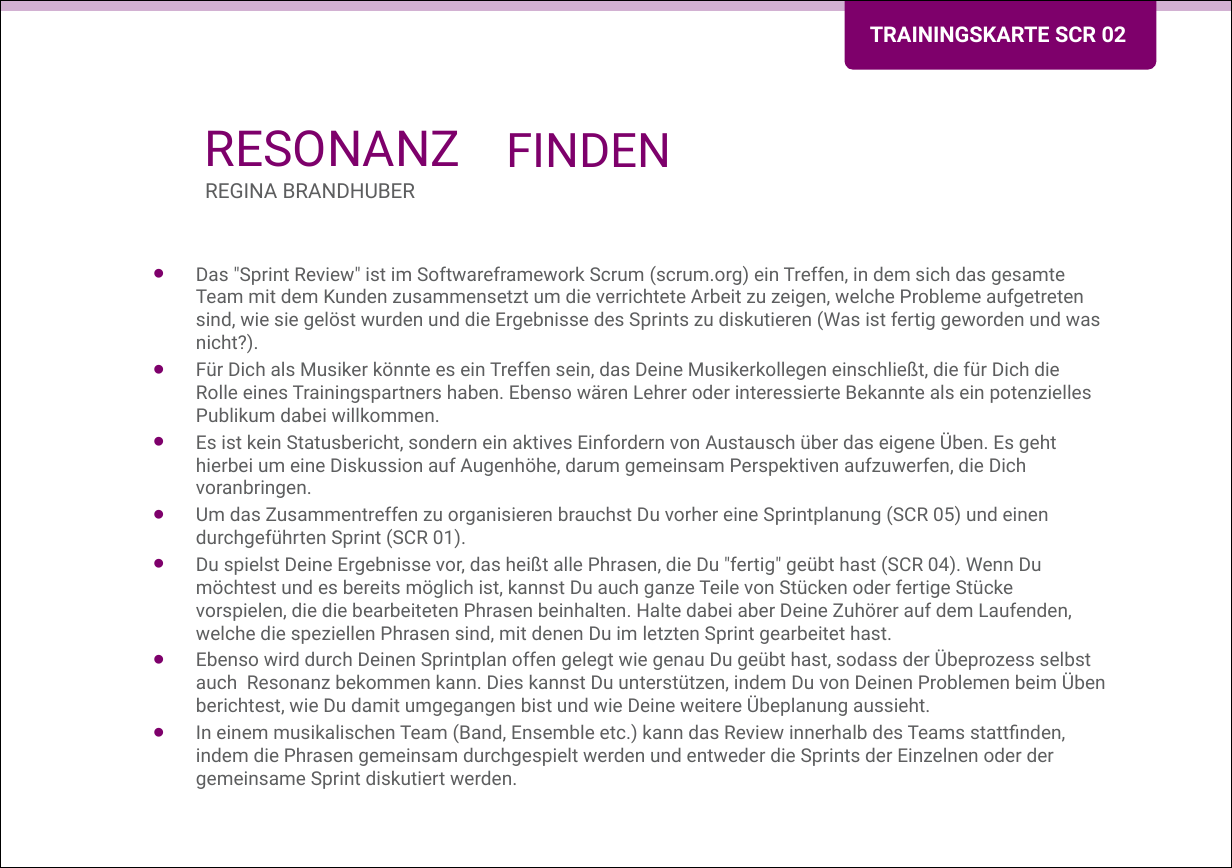
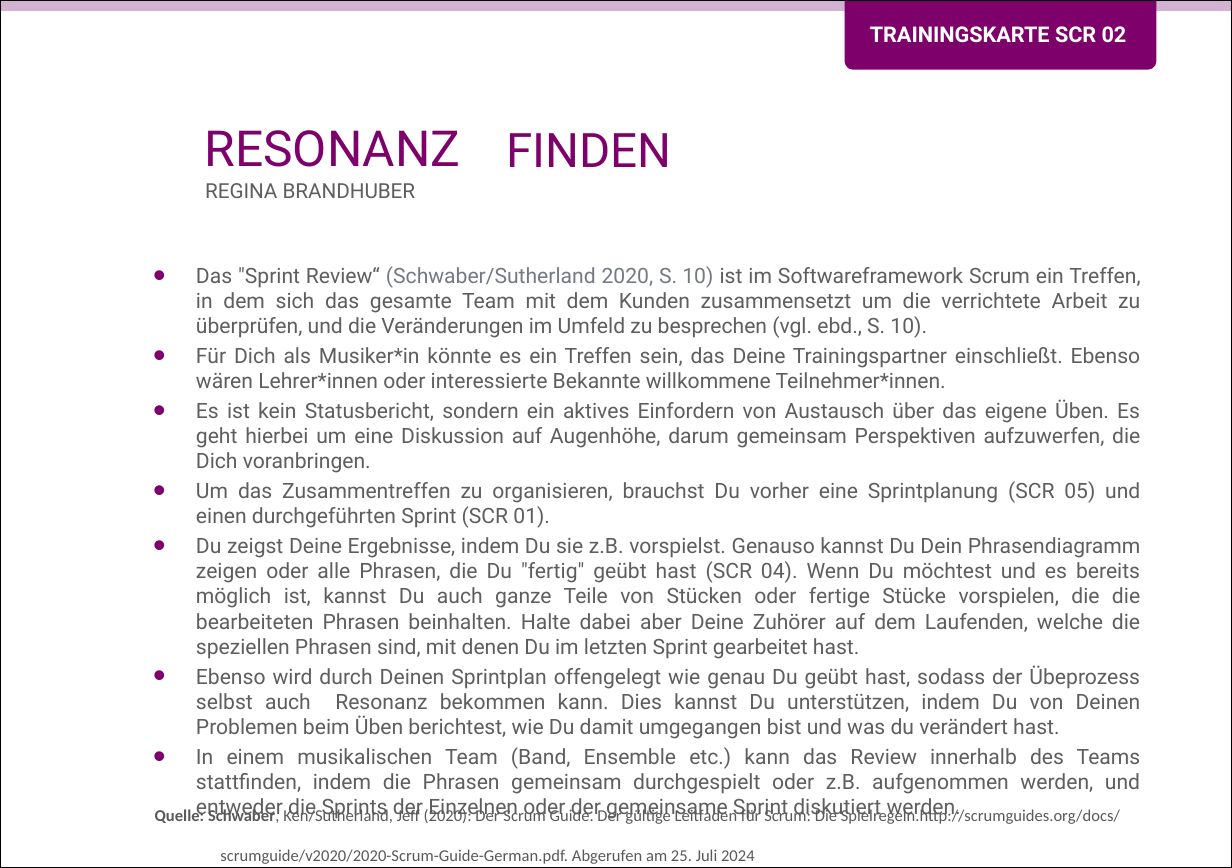
Before and after one commit to Teamtool/training-materials, a slide deck: slide 1 of training-cards/music moves/Scrum (SCR)/ger/apprentice/ger_SCR_02_Resonanz_finden_MM_A.pptx. Drawn at 1232x868 pixels with LibreOffice and Linux fonts; fonts in the diff are those of the drawing; background and template pictures are left out. Boxes give left, top, right and bottom in pixels: in the first picture for what was removed or moved away, otherwise in the second. Text is boxed around its words. In the diff, an @@ line names an element or a change of style, - is before the commit and + after.

Commit message:
SCR 02 Blocksatz und Quellen

```diff
--- a/training-cards/music moves/Scrum (SCR)/ger/apprentice/ger_SCR_02_Resonanz_finden_MM_A.pptx
+++ b/training-cards/music moves/Scrum (SCR)/ger/apprentice/ger_SCR_02_Resonanz_finden_MM_A.pptx
@@ text at (x1=196, y1=266, x2=1141, y2=388): text changed; size 9.2 to 10.2 pt @@
-• Das "Sprint Review" ist im Softwareframework Scrum (scrum.org) ein Treffen, in dem sich das gesamte Team mit dem Kunden zusammensetzt um die verrichtete Arbeit zu zeigen, welche Probleme aufgetreten sind, wie sie gelöst wurden und die Ergebnisse des Sprints zu diskutieren (Was ist fertig geworden und was nicht?).
-• Für Dich als Musiker könnte es ein Treffen sein, das Deine Musikerkollegen einschließt, die für Dich die Rolle eines Trainingspartners haben. Ebenso wären Lehrer oder interessierte Bekannte als ein potenzielles Publikum dabei willkommen.
+• Das "Sprint Review“ (Schwaber/Sutherland 2020, S. 10) ist im Softwareframework Scrum ein Treffen, in dem sich das gesamte Team mit dem Kunden zusammensetzt um die verrichtete Arbeit zu überprüfen, und die Veränderungen im Umfeld zu besprechen (vgl. ebd., S. 10).
+• Für Dich als Musiker*in könnte es ein Treffen sein, das Deine Trainingspartner einschließt. Ebenso wären Lehrer*innen oder interessierte Bekannte willkommene Teilnehmer*innen.
@@ text at (x1=196, y1=399, x2=1140, y2=473): size 9.2 to 10.2 pt in "Es ist kein Statusbericht, sondern ein aktives ..."; alignment left to justified @@
@@ text at (x1=196, y1=481, x2=1141, y2=794): text changed; size 9.2 to 10.2 pt @@
-• Um das Zusammentreffen zu organisieren brauchst Du vorher eine Sprintplanung (SCR 05) und einen durchgeführten Sprint (SCR 01).
-• Du spielst Deine Ergebnisse vor, das heißt alle Phrasen, die Du "fertig" geübt hast (SCR 04). Wenn Du möchtest und es bereits möglich ist, kannst Du auch ganze Teile von Stücken oder fertige Stücke vorspielen, die die bearbeiteten Phrasen beinhalten. Halte dabei aber Deine Zuhörer auf dem Laufenden, welche die speziellen Phrasen sind, mit denen Du im letzten Sprint gearbeitet hast.
-• Ebenso wird durch Deinen Sprintplan offen gelegt wie genau Du geübt hast, sodass der Übeprozess selbst auch Resonanz bekommen kann. Dies kannst Du unterstützen, indem Du von Deinen Problemen beim Üben berichtest, wie Du damit umgegangen bist und wie Deine weitere Übeplanung aussieht.
-• In einem musikalischen Team (Band, Ensemble etc.) kann das Review innerhalb des Teams stattfinden, indem die Phrasen gemeinsam durchgespielt werden und entweder die Sprints der Einzelnen oder der gemeinsame Sprint diskutiert werden.
+• Um das Zusammentreffen zu organisieren, brauchst Du vorher eine Sprintplanung (SCR 05) und einen durchgeführten Sprint (SCR 01).
+• Du zeigst Deine Ergebnisse, indem Du sie z.B. vorspielst. Genauso kannst Du Dein Phrasendiagramm zeigen oder alle Phrasen, die Du "fertig" geübt hast (SCR 04). Wenn Du möchtest und es bereits möglich ist, kannst Du auch ganze Teile von Stücken oder fertige Stücke vorspielen, die die bearbeiteten Phrasen beinhalten. Halte dabei aber Deine Zuhörer auf dem Laufenden, welche die speziellen Phrasen sind, mit denen Du im letzten Sprint gearbeitet hast.
+• Ebenso wird durch Deinen Sprintplan offengelegt wie genau Du geübt hast, sodass der Übeprozess selbst auch Resonanz bekommen kann. Dies kannst Du unterstützen, indem Du von Deinen Problemen beim Üben berichtest, wie Du damit umgegangen bist und was du verändert hast.
+• In einem musikalischen Team (Band, Ensemble etc.) kann das Review innerhalb des Teams stattfinden, indem die Phrasen gemeinsam durchgespielt oder z.B. aufgenommen werden, und entweder die Sprints der Einzelnen oder der gemeinsame Sprint diskutiert werden.
@@ text added at (x1=155, y1=808, x2=1120, y2=864), 8 pt, text #595959 @@
+Quelle: Schwaber, Ken/Sutherland, Jeff (2020): Der Scrum Guide. Der gültige Leitfaden für Scrum: Die Spielregeln.http://scrumguides.org/docs/
+scrumguide/v2020/2020-Scrum-Guide-German.pdf. Abgerufen am 25. Juli 2024
```
Also in this commit, not shown: 1 other slide changed, 1 other file.
